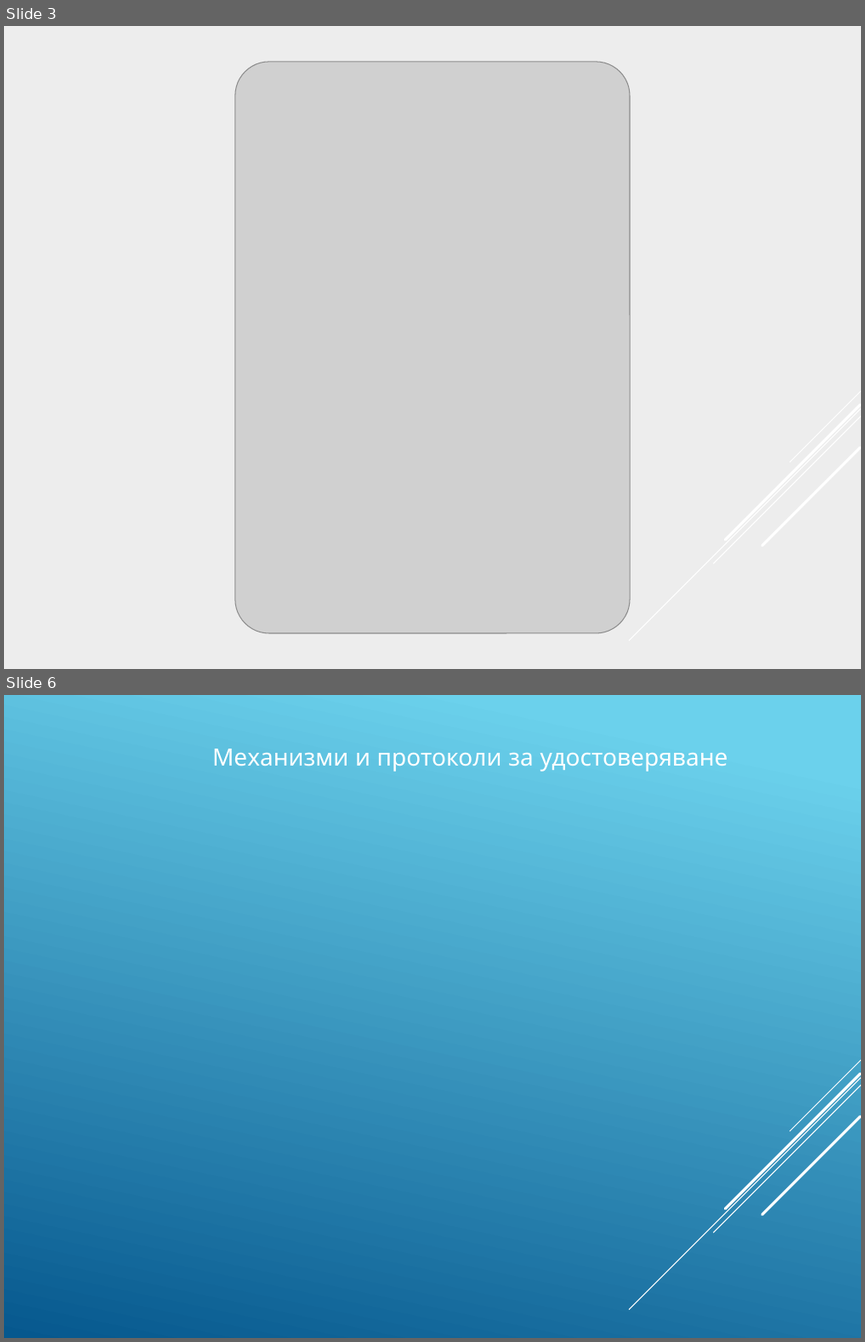
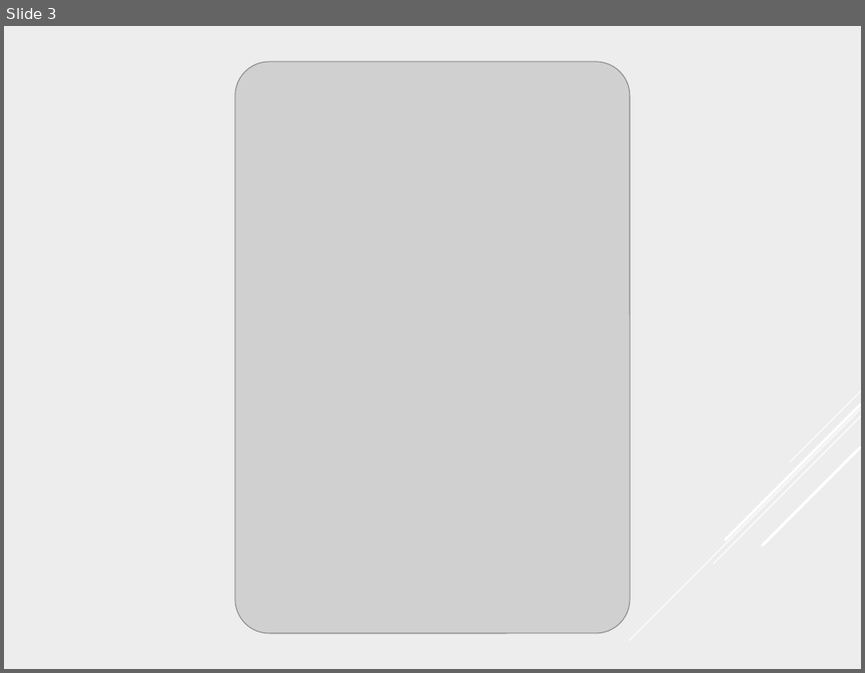
Before and after one commit to pgee-dzi2024/Theme_2501, a slide deck: dr/Защита.pptx. Shown one above the other, each under a label of ours: slides 3 and 6 before the commit, slide 3 after it; the slides between them are not shown. The pictures are 865x1342 and 865x673 pixels, drawn with LibreOffice and Linux fonts; fonts in the diff are those of the drawing; grey boxes stand for pictures; background and template pictures are left out. Boxes give left, top, right and bottom in pixels: in the first picture for what was removed or moved away, otherwise in the second. Text is boxed around its words. In the diff, an @@ line names an element or a change of style, - is before the commit and + after.

```diff
--- a/dr/Защита.pptx
+++ b/dr/Защита.pptx
@@ slide 6 removed at [4,695,861,1338], background picture (left out); not listed: 5 template elements that a slide beside it also shows @@
@@ text removed at [212,749,728,771] @@
-Механизми и протоколи за удостоверяване
```
Also in this commit, not shown: 4 slides changed, 6 slides added, 4 other slides removed, 3 other files.
